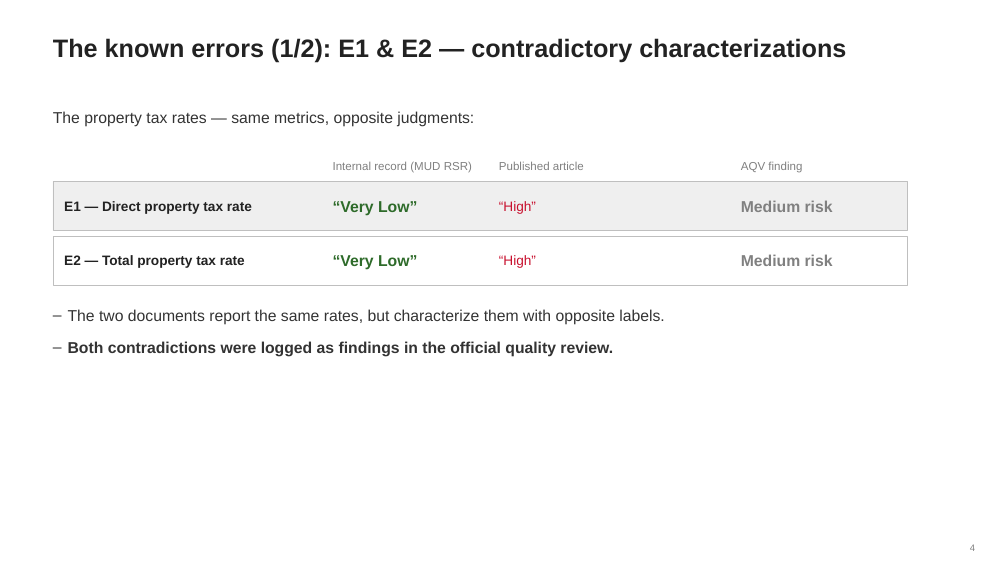
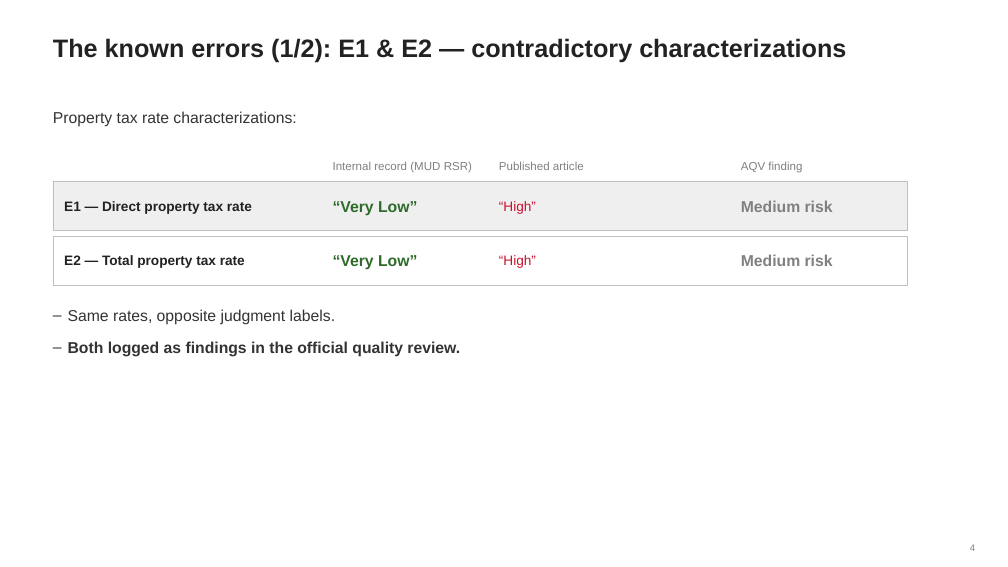
Before and after one commit to ld2955/SelfProject, a slide deck: slide 4 of AI_Summer_League_Demo_plain.pptx. Drawn at 1008x567 pixels with LibreOffice and Linux fonts; fonts in the diff are those of the drawing. Boxes give left, top, right and bottom in pixels: in the first picture for what was removed or moved away, otherwise in the second. Text is boxed around its words. In the diff, an @@ line names an element or a change of style, - is before the commit and + after.

```diff
--- a/AI_Summer_League_Demo_plain.pptx
+++ b/AI_Summer_League_Demo_plain.pptx
@@ text at bbox=[53, 111, 296, 127]: text changed @@
-The property tax rates — same metrics, opposite judgments:
+Property tax rate characterizations:
@@ text at bbox=[68, 309, 460, 357]: text changed; bold on @@
-– The two documents report the same rates, but characterize them with opposite labels.
-– Both contradictions were logged as findings in the official quality review.
+– Same rates, opposite judgment labels.
+– Both logged as findings in the official quality review.
```
Also in this commit, not shown: 14 other slides changed.
